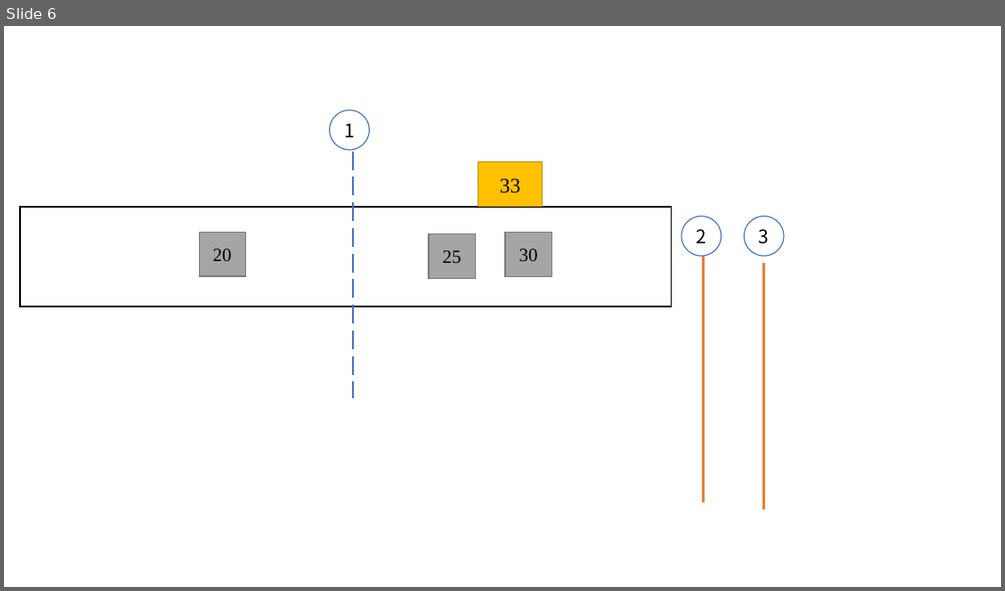
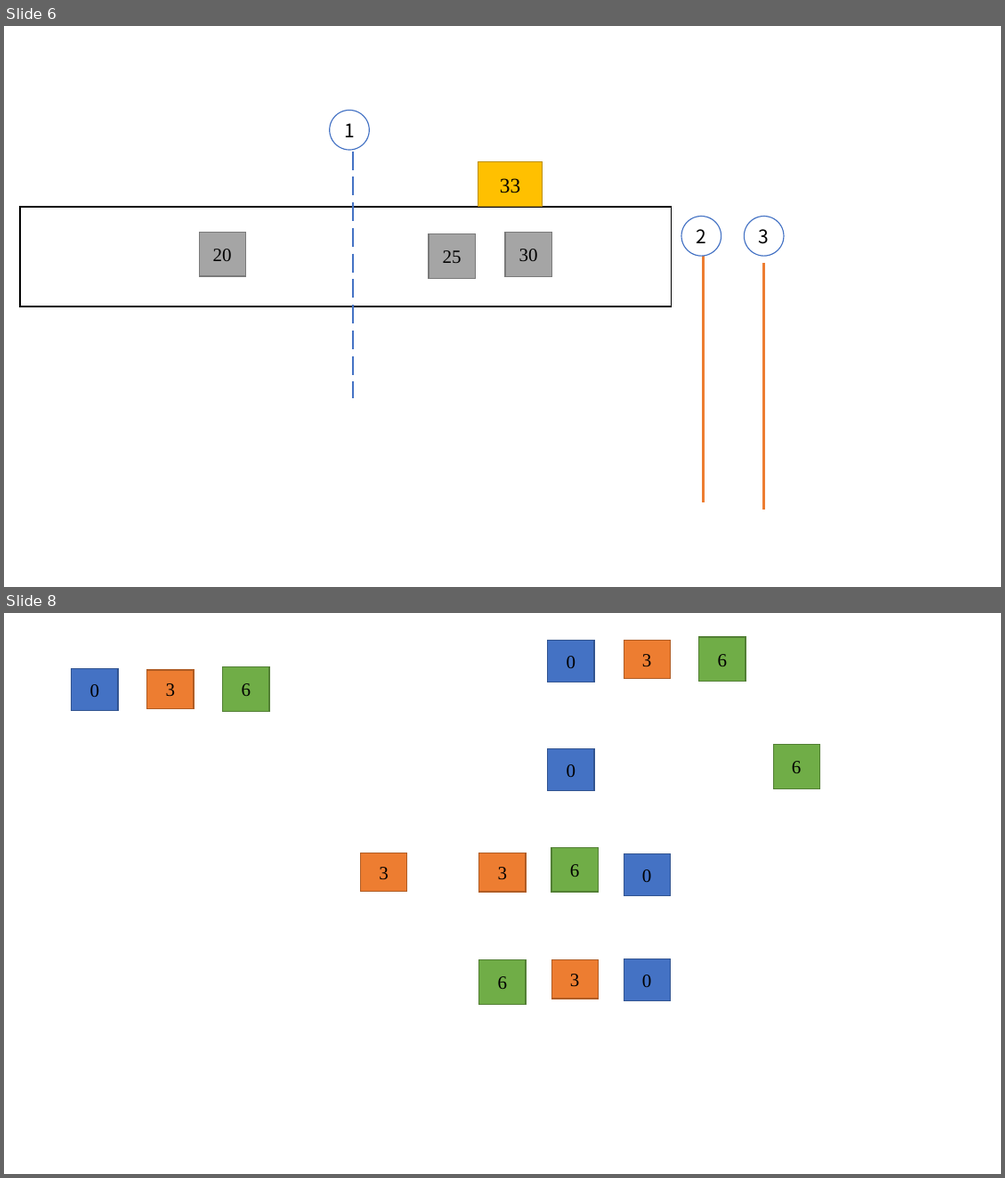
Before and after one commit to yechong316/Python-function, a slide deck: 链表/数据结构可视化辅助理解，便于代码开发.pptx. Shown one above the other, each under a label of ours: slide 6 before the commit, slides 6 and 8 after it; the slides between them are not shown. The pictures are 1005x591 and 1005x1178 pixels, drawn with LibreOffice and Linux fonts; fonts in the diff are those of the drawing. Boxes give left, top, right and bottom in pixels: in the first picture for what was removed or moved away, otherwise in the second. Text is boxed around its words. In the diff, an @@ line names an element or a change of style, - is before the commit and + after.

```diff
--- a/链表/数据结构可视化辅助理解，便于代码开发.pptx
+++ b/链表/数据结构可视化辅助理解，便于代码开发.pptx
@@ slide 8 added at (4, 613, 1001, 1174), background #FFFFFF @@
@@ rectangle added at (699, 637, 745, 681), fill #70AD47, outline #538035 1 pt, 18 pt, text #000000 @@
+6
@@ rectangle added at (548, 640, 594, 682), fill #4472C4, outline #325491 1 pt, 18 pt, text #000000 @@
+0
@@ rectangle added at (624, 640, 671, 678), fill #ED7D31, outline #AF5C24 1 pt, 18 pt, text #000000 @@
+3
@@ rectangle added at (72, 668, 118, 710), fill #4472C4, outline #325491 1 pt, 18 pt, text #000000 @@
+0
@@ rectangle added at (147, 670, 194, 708), fill #ED7D31, outline #AF5C24 1 pt, 18 pt, text #000000 @@
+3
@@ rectangle added at (223, 666, 269, 711), fill #70AD47, outline #538035 1 pt, 18 pt, text #000000 @@
+6
@@ rectangle added at (774, 745, 820, 788), fill #70AD47, outline #538035 1 pt, 18 pt, text #000000 @@
+6
@@ rectangle added at (548, 749, 594, 791), fill #4472C4, outline #325491 1 pt, 18 pt, text #000000 @@
+0
@@ rectangle added at (551, 848, 598, 892), fill #70AD47, outline #538035 1 pt, 18 pt, text #000000 @@
+6
@@ rectangle added at (361, 853, 407, 892), fill #ED7D31, outline #AF5C24 1 pt, 18 pt, text #000000 @@
+3
@@ rectangle added at (479, 853, 526, 892), fill #ED7D31, outline #AF5C24 1 pt, 18 pt, text #000000 @@
+3
@@ rectangle added at (624, 854, 671, 896), fill #4472C4, outline #325491 1 pt, 18 pt, text #000000 @@
+0
@@ rectangle added at (624, 959, 671, 1001), fill #4472C4, outline #325491 1 pt, 18 pt, text #000000 @@
+0
@@ rectangle added at (479, 960, 526, 1004), fill #70AD47, outline #538035 1 pt, 18 pt, text #000000 @@
+6
@@ rectangle added at (551, 960, 598, 998), fill #ED7D31, outline #AF5C24 1 pt, 18 pt, text #000000 @@
+3
```
Also in this commit, not shown: 1 other slide added, 2 other files.
